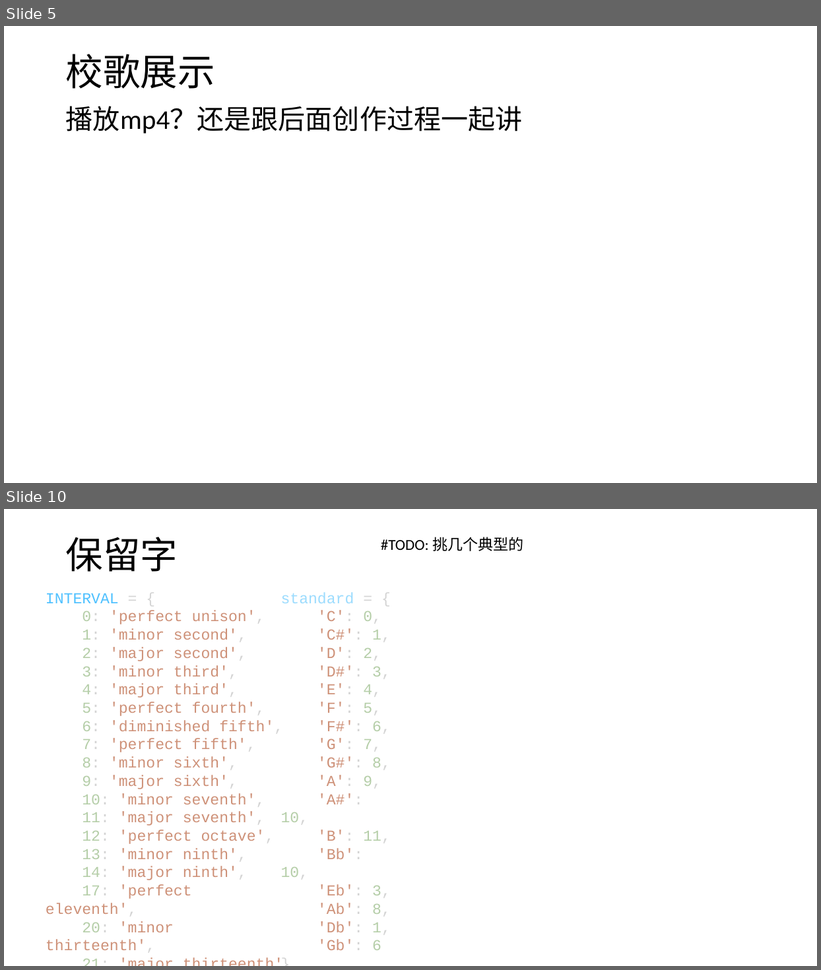
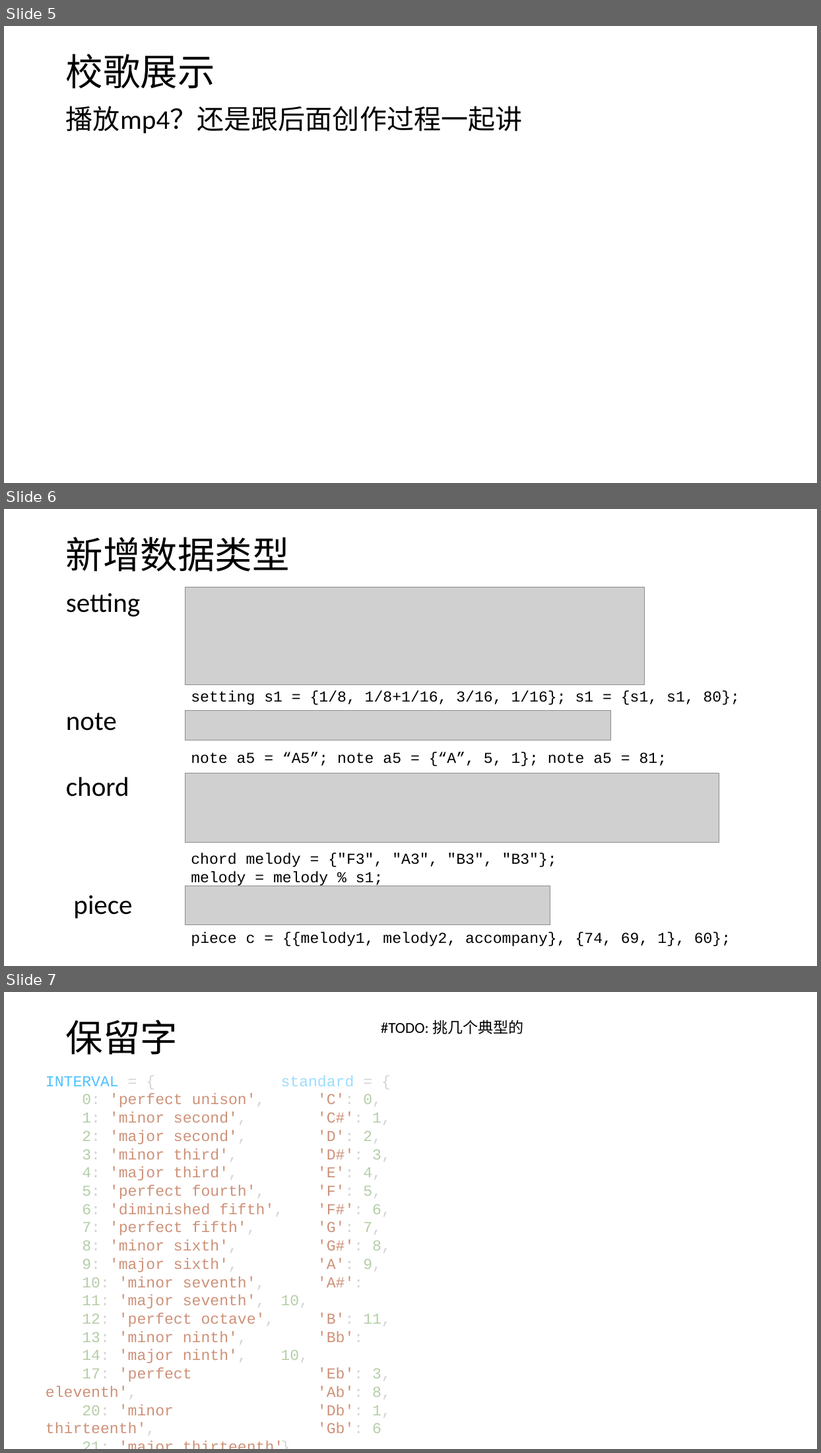
Before and after one commit to hyc2026/musicode, a slide deck: musicode展示.pptx. Shown one above the other, each under a label of ours: slides 5 and 10 before the commit, slides 5, 6 and 7 after it; the slides between them are not shown. The pictures are 821x970 and 821x1453 pixels, drawn with LibreOffice and Linux fonts; fonts in the diff are those of the drawing; grey boxes stand for pictures. Boxes give left, top, right and bottom in pixels: in the first picture for what was removed or moved away, otherwise in the second. Text is boxed around its words. In the diff, an @@ line names an element or a change of style, - is before the commit and + after.

```diff
--- a/musicode展示.pptx
+++ b/musicode展示.pptx
@@ slide 6 added at bbox=[4, 509, 817, 966], background #FFFFFF @@
@@ text added at bbox=[66, 537, 290, 572], 44 pt, text #000000 @@
+新增数据类型
@@ picture added at bbox=[185, 587, 645, 685] @@
@@ text added at bbox=[66, 593, 140, 617], 32 pt, text #000000 @@
+setting
@@ text added at bbox=[191, 691, 740, 705], 18 pt, text #000000 @@
+setting s1 = {1/8, 1/8+1/16, 3/16, 1/16}; s1 = {s1, s1, 80};
@@ text added at bbox=[66, 713, 117, 731], 32 pt, text #000000 @@
+note
@@ picture added at bbox=[185, 711, 611, 741] @@
@@ text added at bbox=[191, 752, 667, 766], 18 pt, text #000000 @@
+note a5 = “A5”; note a5 = {“A”, 5, 1}; note a5 = 81;
@@ text added at bbox=[66, 777, 129, 797], 32 pt, text #000000 @@
+chord
@@ picture added at bbox=[185, 773, 719, 843] @@
@@ text added at bbox=[191, 854, 557, 887], 18 pt, text #000000 @@
+chord melody = {"F3", "A3", "B3", "B3"};
+melody = melody % s1;
@@ text added at bbox=[73, 895, 132, 919], 32 pt, text #000000 @@
+piece
@@ picture added at bbox=[185, 886, 550, 925] @@
@@ text added at bbox=[191, 932, 731, 947], 18 pt, text #000000 @@
+piece c = {{melody1, melody2, accompany}, {74, 69, 1}, 60};
@@ what was slide 10 is now slide 7 @@
```
Also in this commit, not shown: 1 slide changed, 3 other slides added, 5 slides removed.
